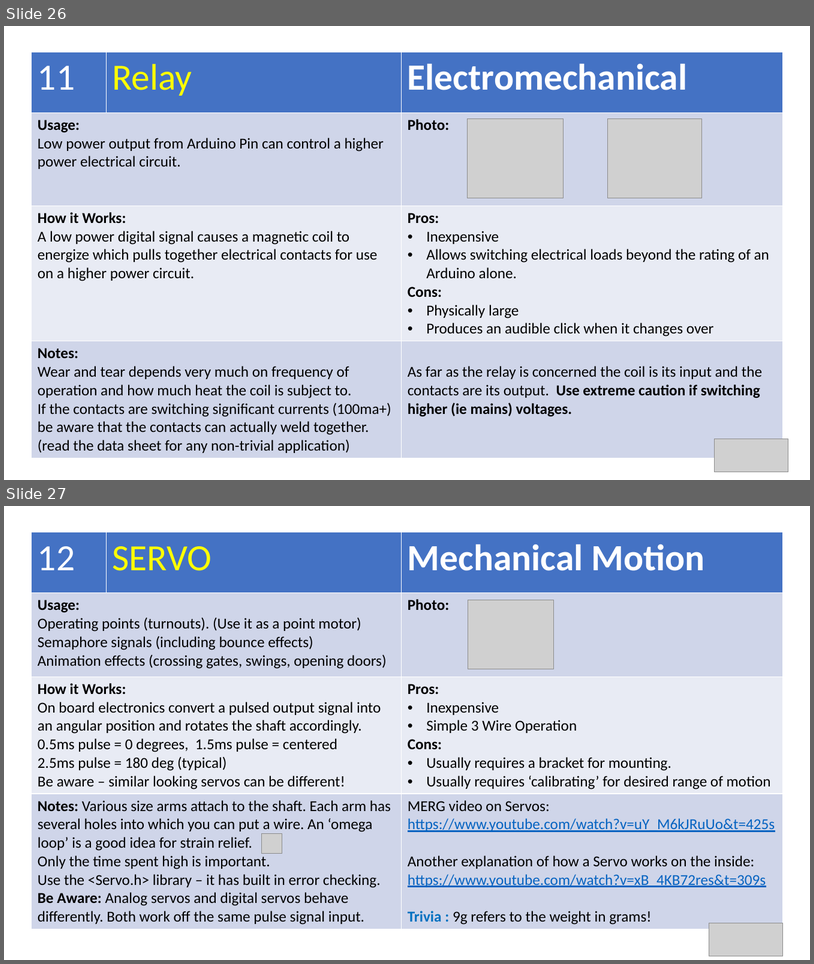
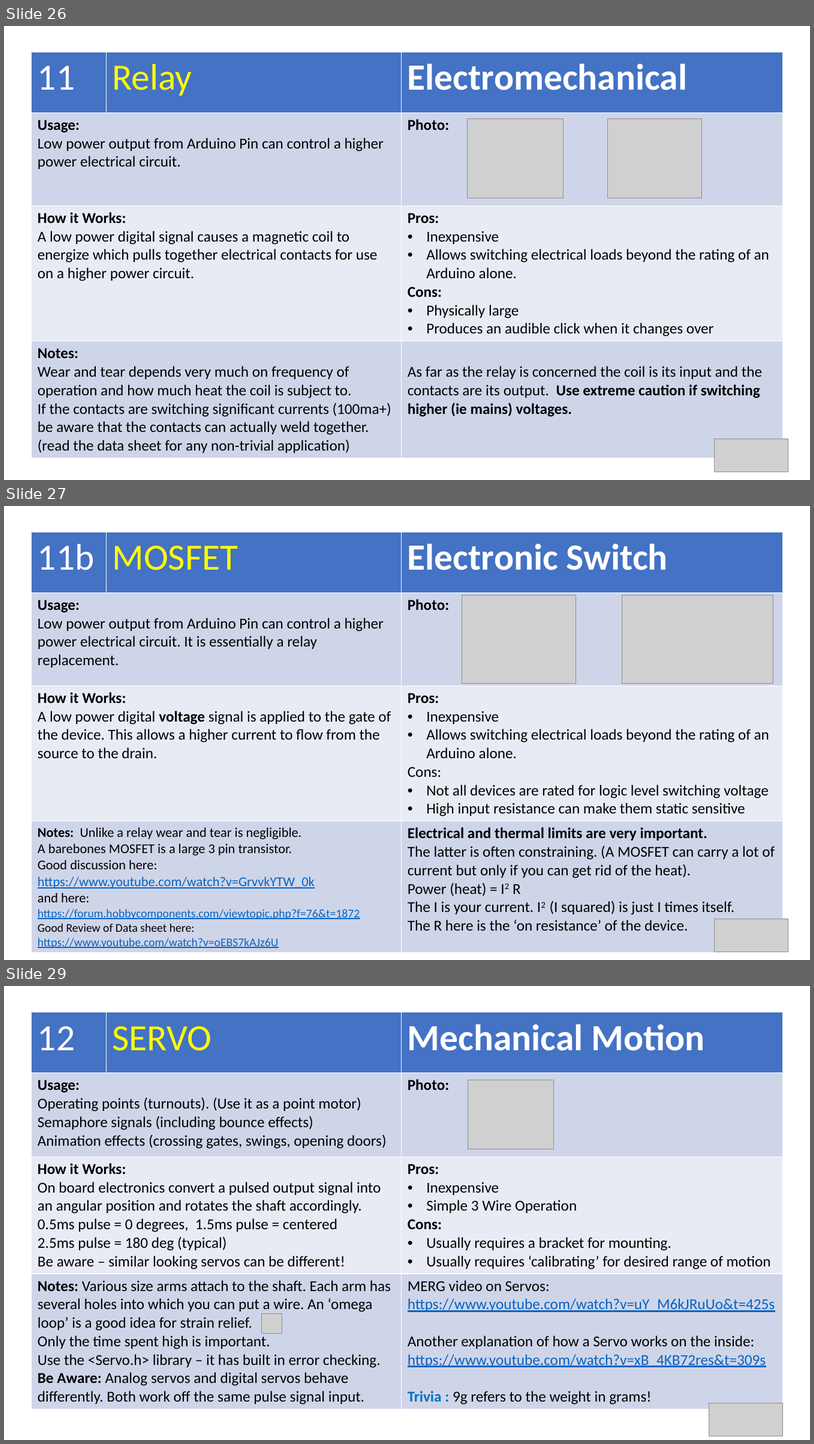
Before and after one commit to Alan-Lomax/MERG-SIG-Presentations, a slide deck: Arduino IO Compendium.pptx. Shown one above the other, each under a label of ours: slides 26 and 27 before the commit, slides 26, 27 and 29 after it; the slides between them are not shown. The pictures are 814x964 and 814x1444 pixels, drawn with LibreOffice and Linux fonts; fonts in the diff are those of the drawing; grey boxes stand for pictures. Boxes give left, top, right and bottom in pixels: in the first picture for what was removed or moved away, otherwise in the second. Text is boxed around its words. In the diff, an @@ line names an element or a change of style, - is before the commit and + after.

```diff
--- a/Arduino IO Compendium.pptx
+++ b/Arduino IO Compendium.pptx
@@ slide 27 added at bbox=[4, 506, 810, 960], background #FFFFFF @@
@@ table added at bbox=[31, 532, 783, 950], 4 rows, 3 columns @@
+11b | MOSFET | Electronic Switch
+Usage: / Low power output from Arduino Pin can control a higher power electrical circuit. It is essentially a relay replacement. |  | Photo:
+How it Works: / A low power digital voltage signal is applied to the gate of the device. This allows a higher current to flow from the source to the drain. |  | Pros: / Inexpensive / Allows switching electrical loads beyond the rating of an Arduino alone. / Cons: / Not all devices are rated for logic level switching voltage / High input resistance can make them static sensitive
+Notes: Unlike a relay wear and tear is negligible. / A barebones MOSFET is a large 3 pin transistor. / Good discussion here: / https://www.youtube.com/watch?v=GrvvkYTW_0k / and here: / https://forum.hobbycomponents.com/viewtopic.php?f=76&t=1872 / Good Review of Data sheet here: / https://www.youtube.com/watch?v=oEBS7kAJz6U |  | Electrical and thermal limits are very important. / The latter is often constraining. (A MOSFET can carry a lot of current but only if you can get rid of the heat). / Power (heat) = I2 R / The I is your current. I2 (I squared) is just I times itself. / The R here is the ‘on resistance’ of the device.
@@ picture added at bbox=[462, 595, 576, 683] @@
@@ picture added at bbox=[622, 595, 773, 683] @@
@@ picture added at bbox=[716, 919, 789, 951] @@
@@ what was slide 27 is now slide 29 @@
```
Also in this commit, not shown: 5 slides changed, 1 other slide added, 4 other files.
